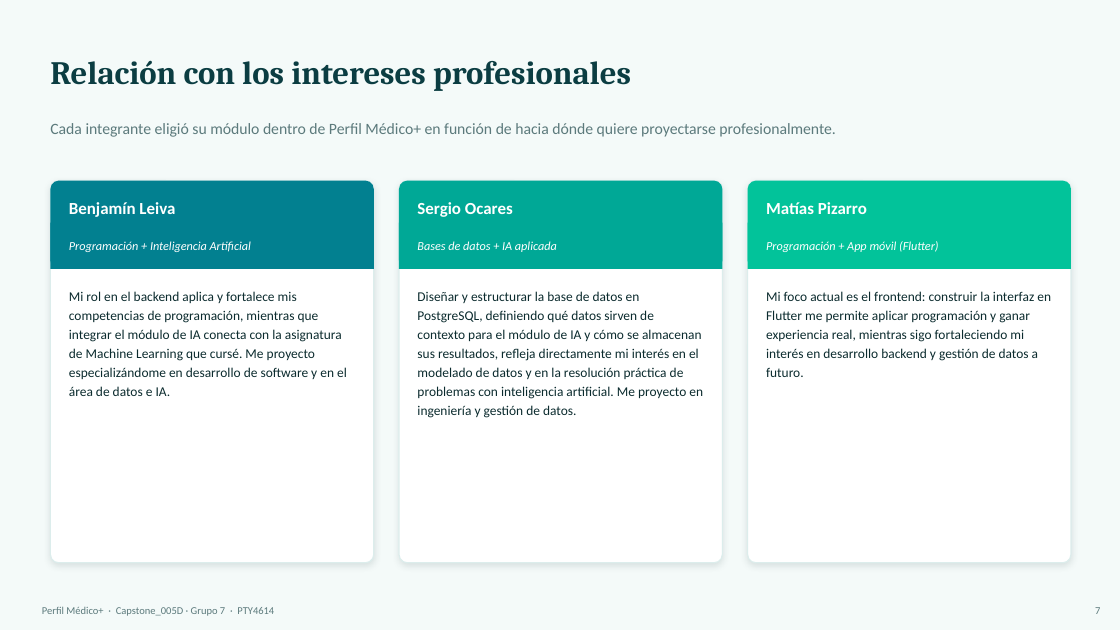
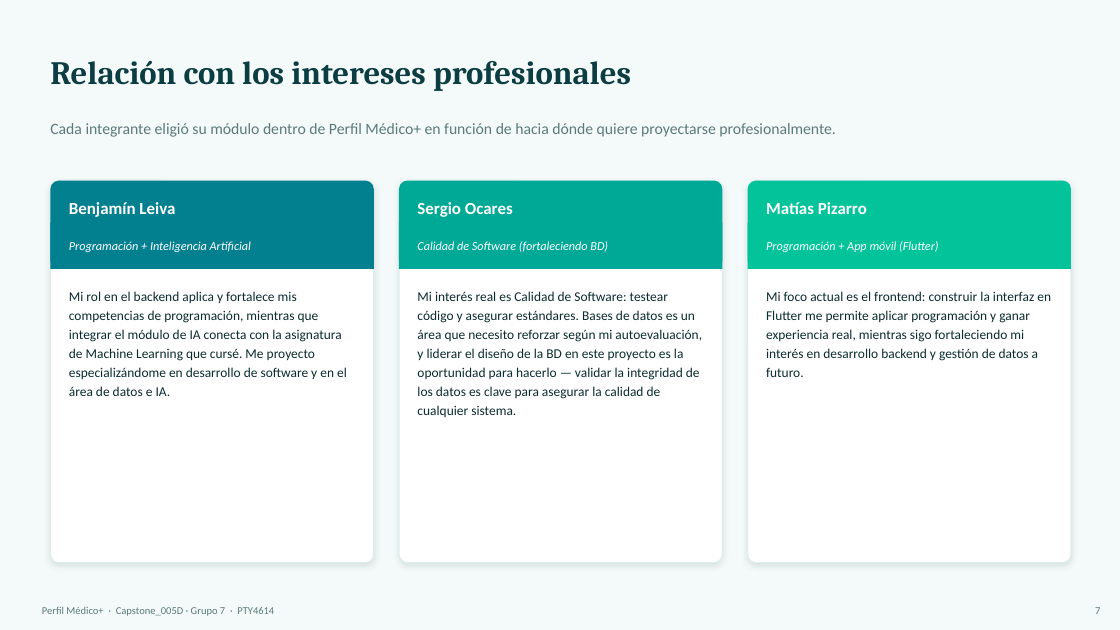
Before and after one commit to Bvnjvmin/Perfil-Medico-, a slide deck: slide 7 of Fase 1/Evidencias Grupales/PerfilMedico_ExposicionFase1.pptx. Drawn at 1120x630 pixels with LibreOffice and Linux fonts; fonts in the diff are those of the drawing. Boxes give left, top, right and bottom in pixels: in the first picture for what was removed or moved away, otherwise in the second. Text is boxed around its words. In the diff, an @@ line names an element or a change of style, - is before the commit and + after.

```diff
--- a/Fase 1/Evidencias Grupales/PerfilMedico_ExposicionFase1.pptx
+++ b/Fase 1/Evidencias Grupales/PerfilMedico_ExposicionFase1.pptx
@@ text at [417,241,608,252]: text changed @@
-Bases de datos + IA aplicada
+Calidad de Software (fortaleciendo BD)
@@ text at [417,291,702,417]: text changed @@
-Diseñar y estructurar la base de datos en PostgreSQL, definiendo qué datos sirven de contexto para el módulo de IA y cómo se almacenan sus resultados, refleja directamente mi interés en el modelado de datos y en la resolución práctica de problemas con inteligencia artificial. Me proyecto en ingeniería y gestión de datos.
+Mi interés real es Calidad de Software: testear código y asegurar estándares. Bases de datos es un área que necesito reforzar según mi autoevaluación, y liderar el diseño de la BD en este proyecto es la oportunidad para hacerlo — validar la integridad de los datos es clave para asegurar la calidad de cualquier sistema.
```
Also in this commit, not shown: 2 other slides changed, 3 other files.
